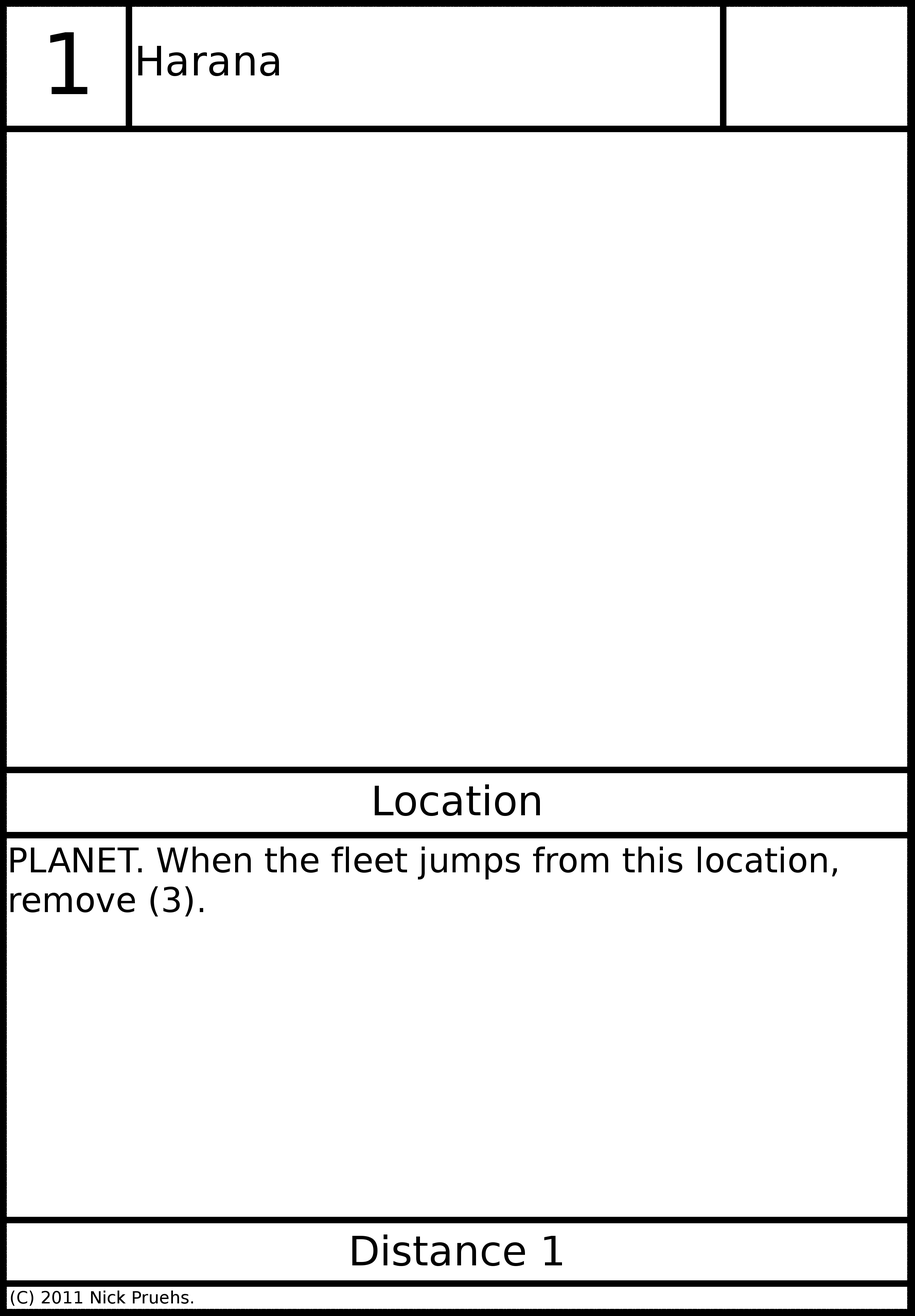
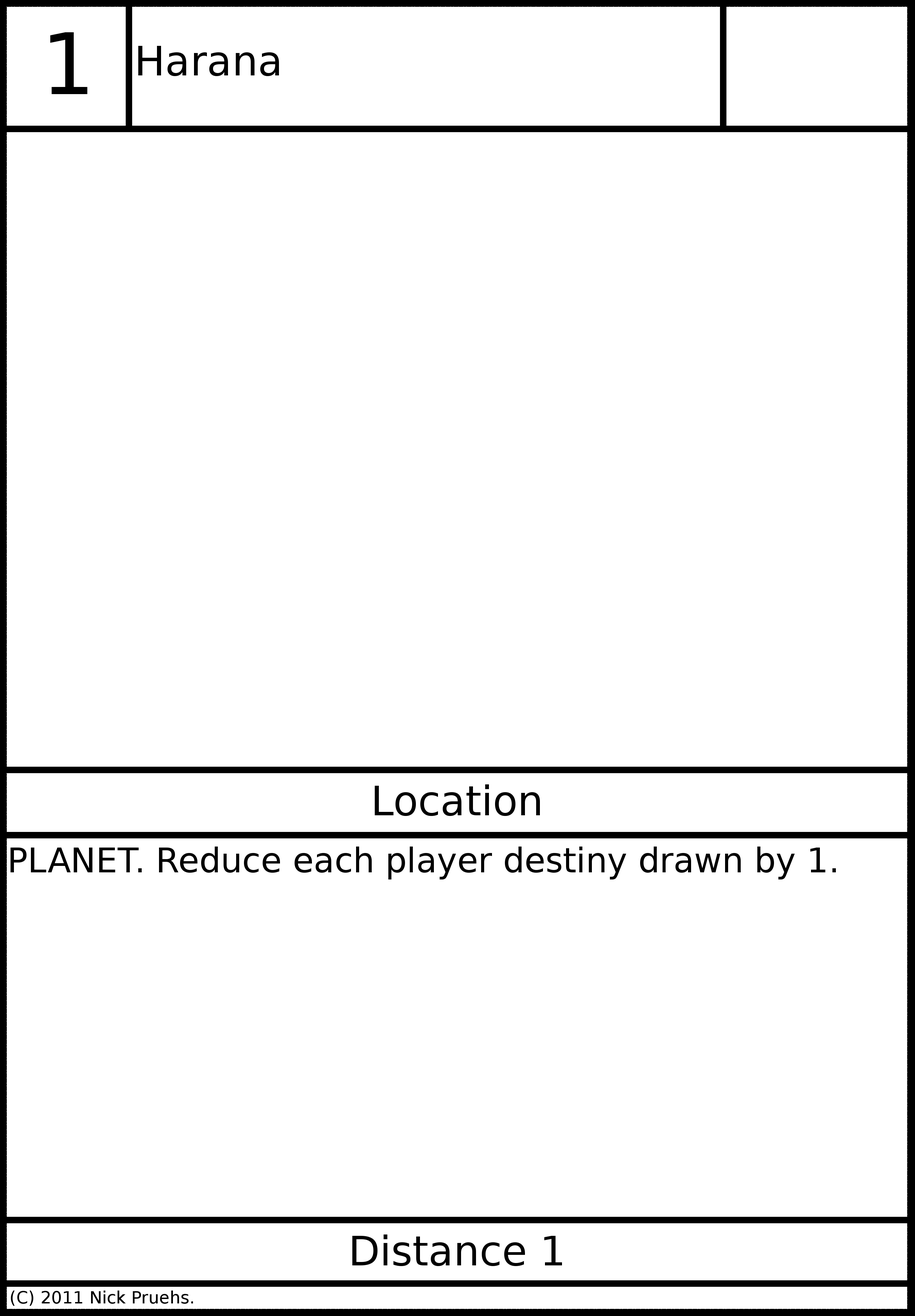
Revision of a layered 915 × 1316 image; what changed, layer by layer:
painted on "Card Text" over [10, 846, 837, 917]
